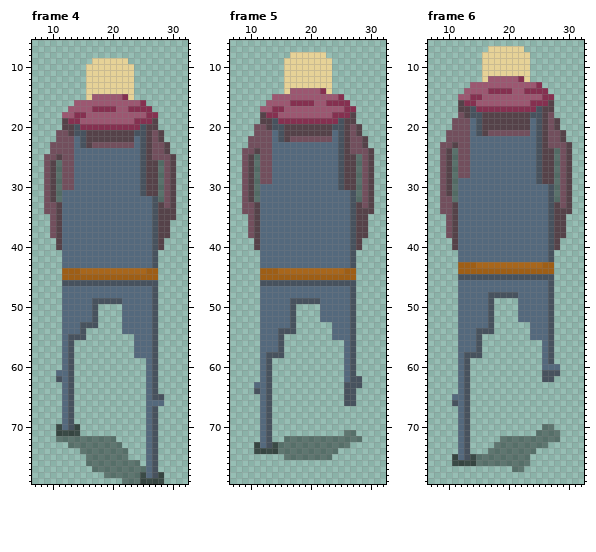
Pixel-art file -- game/images/animations/harvesterSuitWalkingUp.ase. Above, as it was before the edit.
40x80 pixels, 6 frames. Shown: frame 4: x 7..32, y 6..79; frame 5: x 7..32, y 6..79; frame 6: x 7..32, y 6..79. The commit also changed other frames, which this record leaves out.
And afterwards:
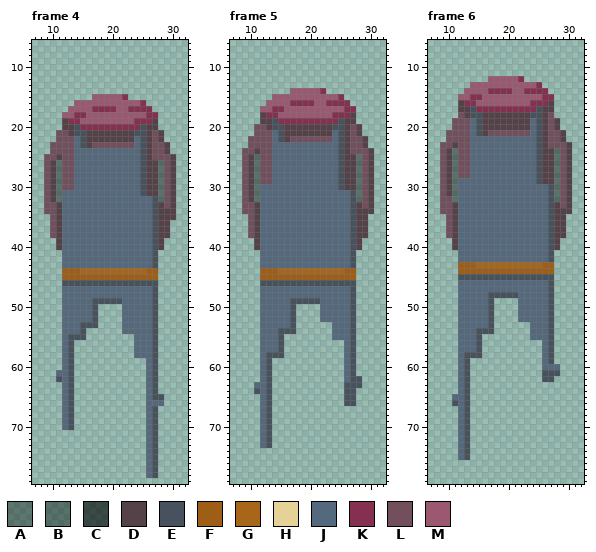
Palette (. is transparent): A #00000060  B #00000067  C #0000009c  D #554249  E #47525e  F #9e5e15  G #a8661b  H #e6d297  J #54697d  K #853050  L #724f5d  M #9c5771
The edit:
layer "Layer 2" removed
Frame 4, layer "Layer 1":
The edit erases colour A in row 72 at x 11 to 20; in row 73 at x 13 to 21; in row 74 at x 15 to 22; in row 75 at x 16 to 22; in row 76 at x 16 to 24; in row 77 at x 17 to 25.
The edit erases colour A in row 78 at x 19 to 24; in row 79 at x 22 to 24.
The edit erases colour C in row 70 at x 11 and 14; in row 71 at x 11 to 14; in row 78 at x 25 and 28; in row 79 at x 25 to 28.
The edit erases colour H in row 9 at x 17 to 22; in rows 10 to 14 at x 16 to 23; in row 15 at x 16 and 23.
Frame 5, layer "Layer 1":
The edit erases colour A in row 71 at x 26 to 27; in row 72 at x 16 to 28; in row 73 at x 15 to 26; in row 74 at x 15 to 24; in row 75 at x 16 to 23.
The edit erases colour C in row 73 at x 11 and 14; in row 74 at x 11 to 14.
The edit erases colour H in row 8 at x 17 to 22; in rows 9 to 13 at x 16 to 23; in row 14 at x 16 and 23.
Frame 6, layer "Layer 1":
The edit erases colour A in row 70 at x 26 to 27; in row 71 at x 25 to 28; in row 72 at x 19 to 28; in row 73 at x 18 to 26; in row 74 at x 17 to 24; in rows 75 to 76 at x 15 to 23.
The edit erases colour A in row 77 at x 21 to 22.
The edit erases colour C in row 75 at x 11 and 14; in row 76 at x 11 to 14.
The edit erases colour H in row 7 at x 17 to 22; in rows 8 to 11 at x 16 to 23; in row 12 at x 16 and 23.
Where, in picture pixels (left, top, right, bottom), the same in both pictures:
erased: (86, 58, 134, 100)
erased: (56, 424, 164, 484)
erased: (284, 52, 332, 94)
erased: (254, 430, 362, 460)
erased: (482, 46, 530, 82)
erased: (452, 424, 560, 472)
